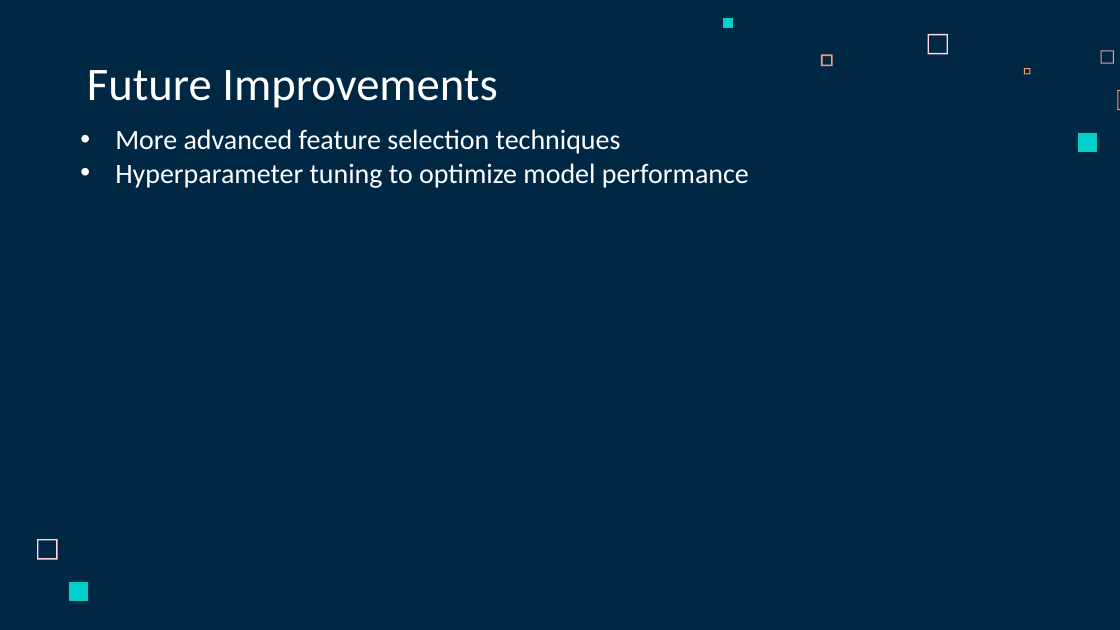
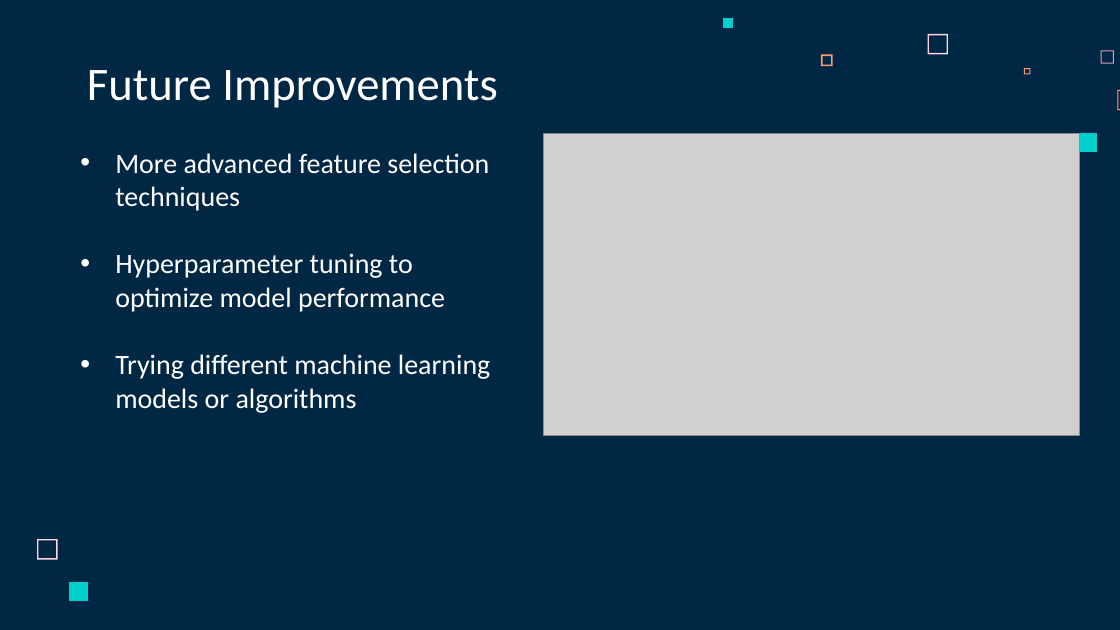
Before and after one commit to whoismanoj/Team8-Company-Bankruptcy-Prediction-Mini-Project-DSAI, a slide deck: slide 13 of SC1015 Project Slides.pptx (slide 15 before the commit). Drawn at 1120x630 pixels with LibreOffice and Linux fonts; fonts in the diff are those of the drawing; grey boxes stand for pictures. Boxes give left, top, right and bottom in pixels: in the first picture for what was removed or moved away, otherwise in the second. Text is boxed around its words. In the diff, an @@ line names an element or a change of style, - is before the commit and + after.

```diff
--- a/SC1015 Project Slides.pptx
+++ b/SC1015 Project Slides.pptx
@@ text "More advanced feature selection techniques": place and size @@
-text "More advanced feature selection techniques" at (115,129,749,188)
+text "More advanced feature selection techniques" at (115,153,490,413)
@@ picture added at (543,134,1080,436) @@
@@ text at (115,354,490,413): paragraph added @@
+• Trying different machine learning models or algorithms
```
Also in this commit, not shown: 3 other slides changed, 3 slides added, 4 slides removed.
